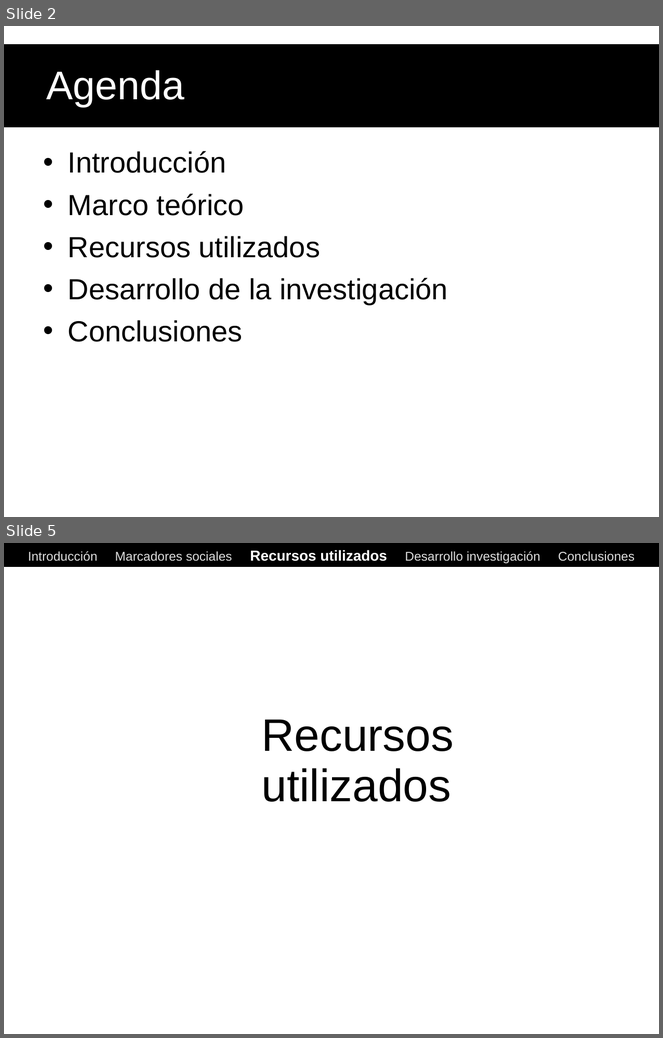
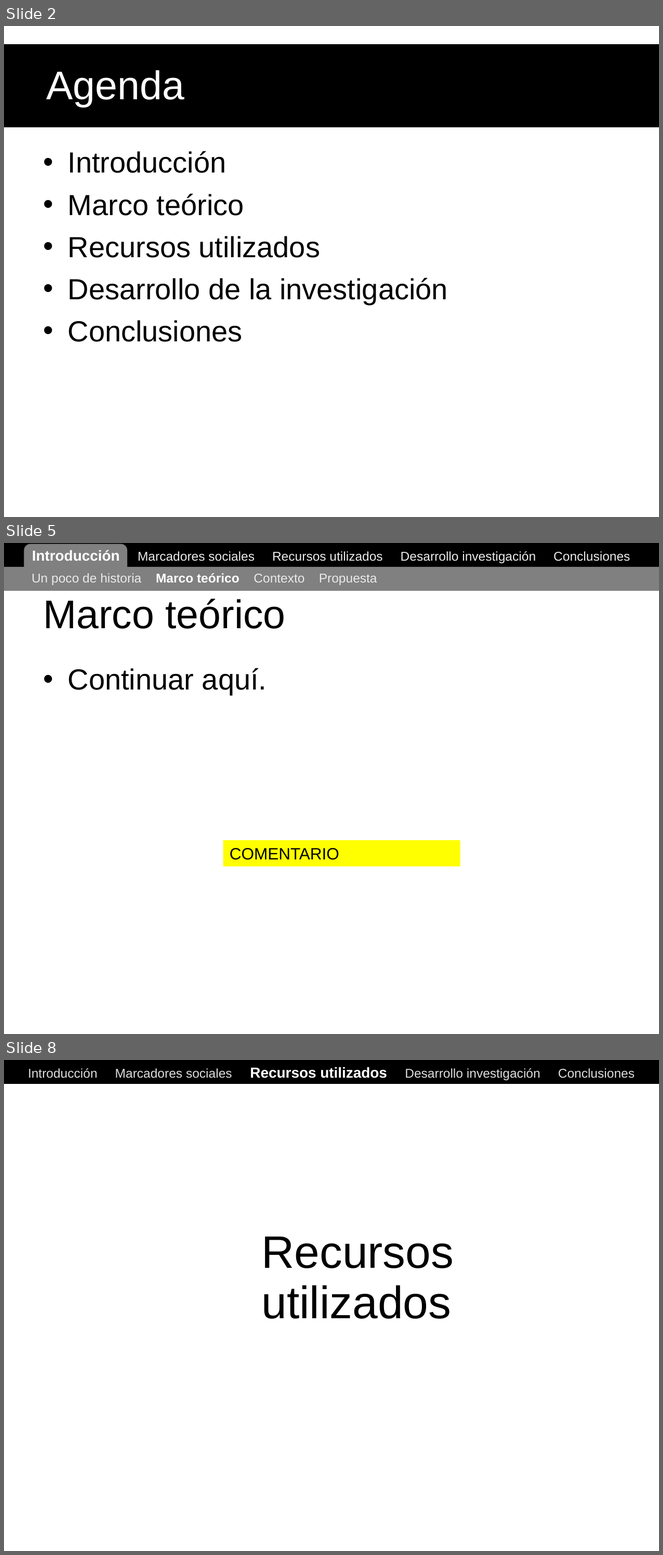
Before and after one commit to ak907kenai/nicotournetesis, a slide deck: docs_trunk/Nicolás Tourné - Presentación Tesis (v1).ppt. Shown one above the other, each under a label of ours: slides 2 and 5 before the commit, slides 2, 5 and 8 after it; the slides between them are not shown. The pictures are 663x1038 and 663x1555 pixels, drawn with LibreOffice and Linux fonts; fonts in the diff are those of the drawing. Boxes give left, top, right and bottom in pixels: in the first picture for what was removed or moved away, otherwise in the second. Text is boxed around its words. In the diff, an @@ line names an element or a change of style, - is before the commit and + after.

```diff
--- a/docs_trunk/Nicolás Tourné - Presentación Tesis (v1).ppt
+++ b/docs_trunk/Nicolás Tourné - Presentación Tesis (v1).ppt
@@ slide 5 added at bbox=[4, 543, 659, 1034], background #FFFFFF @@
@@ rectangle added at bbox=[4, 543, 659, 566], fill #000000, outline #000000 0.74 pt @@
@@ rounded rectangle added at bbox=[24, 544, 128, 583], fill #808080 @@
@@ text added at bbox=[32, 550, 630, 563], 14 pt, text #EAEAEA @@
+Introducción Marcadores sociales Recursos utilizados Desarrollo investigación Conclusiones
@@ rectangle added at bbox=[4, 566, 659, 590], fill #808080 @@
@@ text added at bbox=[32, 573, 377, 585], 14 pt, text #EAEAEA @@
+Un poco de historia Marco teórico Contexto Propuesta
@@ title added at bbox=[43, 599, 286, 629], 44 pt, text #000000 @@
+Marco teórico
@@ text added at bbox=[68, 668, 267, 695], 32 pt, text #000000 @@
+• Continuar aquí.
@@ rectangle added at bbox=[223, 840, 461, 866], fill #FFFF00, 18 pt, text #000000 @@
+COMENTARIO
@@ what was slide 5 is now slide 8 @@
```
Also in this commit, not shown: 4 slides changed, 2 other slides added, 2 other files.
